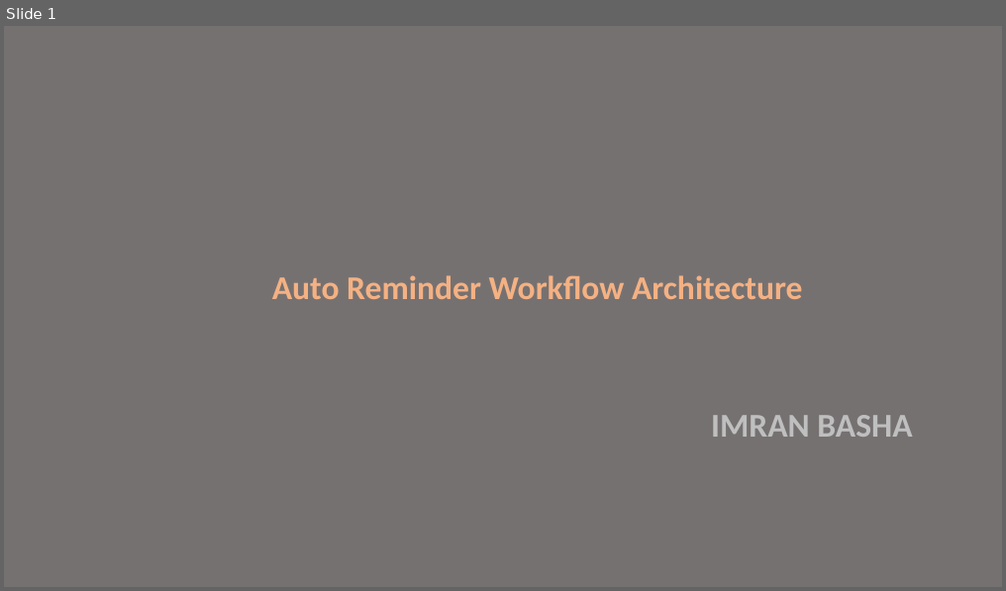
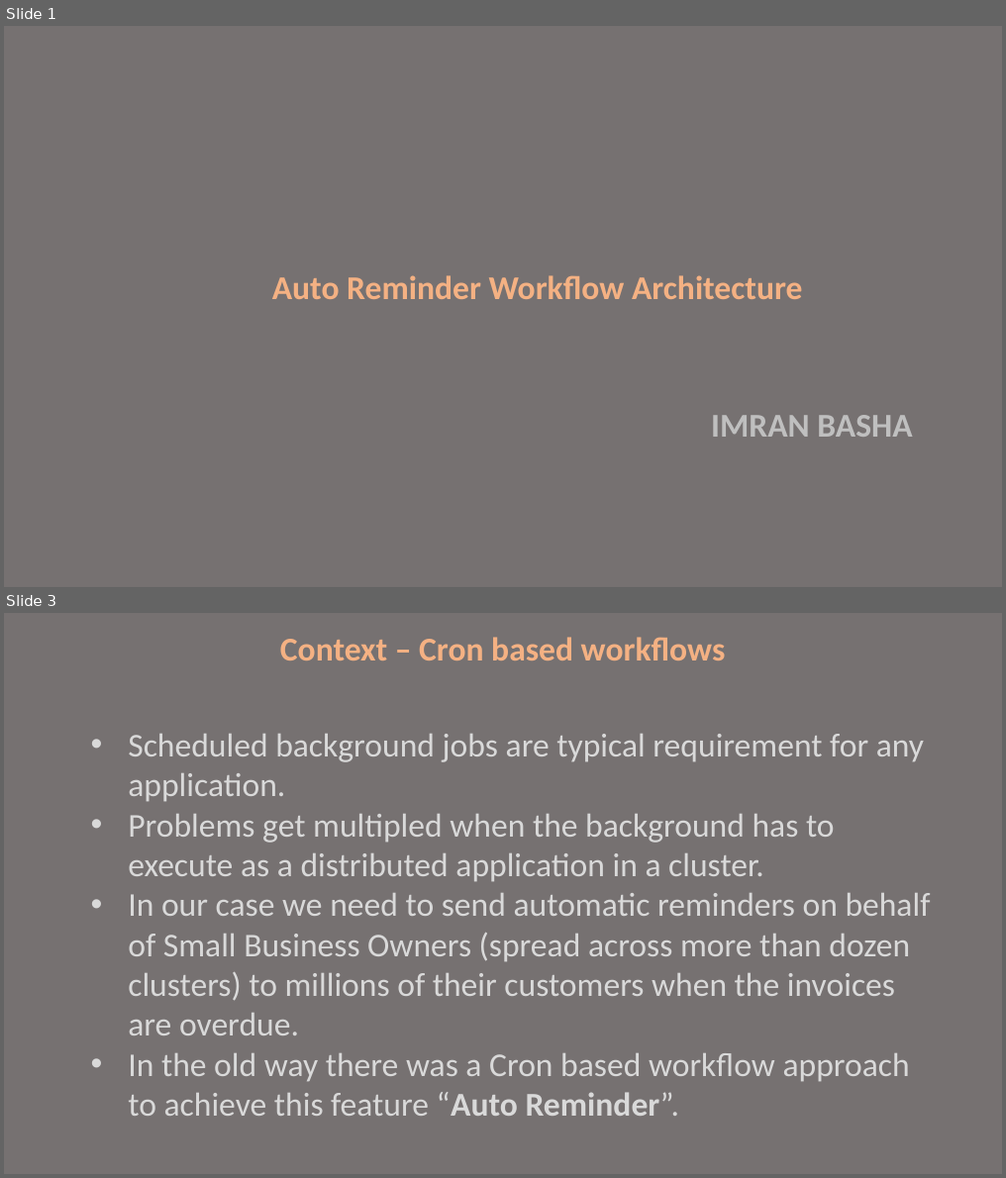
Before and after one commit to syedimranbasha/simpleworkflowservice, a slide deck: Architecture - RootConf.pptx. Shown one above the other, each under a label of ours: slide 1 before the commit, slides 1 and 3 after it; the slides between them are not shown. The pictures are 1006x591 and 1006x1178 pixels, drawn with LibreOffice and Linux fonts; fonts in the diff are those of the drawing. Boxes give left, top, right and bottom in pixels: in the first picture for what was removed or moved away, otherwise in the second. Text is boxed around its words. In the diff, an @@ line names an element or a change of style, - is before the commit and + after.

```diff
--- a/Architecture - RootConf.pptx
+++ b/Architecture - RootConf.pptx
@@ slide 3 added at [4, 613, 1002, 1174], background #767171 @@
@@ text added at [280, 637, 726, 661], 32 pt, text #F4B183, bold @@
+Context – Cron based workflows
@@ text added at [128, 734, 931, 1116], 32 pt, text #D9D9D9 @@
+• Scheduled background jobs are typical requirement for any application.
+• Problems get multipled when the background has to execute as a distributed application in a cluster.
+• In our case we need to send automatic reminders on behalf of Small Business Owners (spread across more than dozen clusters) to millions of their customers when the invoices are overdue.
+• In the old way there was a Cron based workflow approach to achieve this feature “Auto Reminder”.
```
Also in this commit, not shown: 8 slides changed, 1 other slide added, 2 slides removed.
